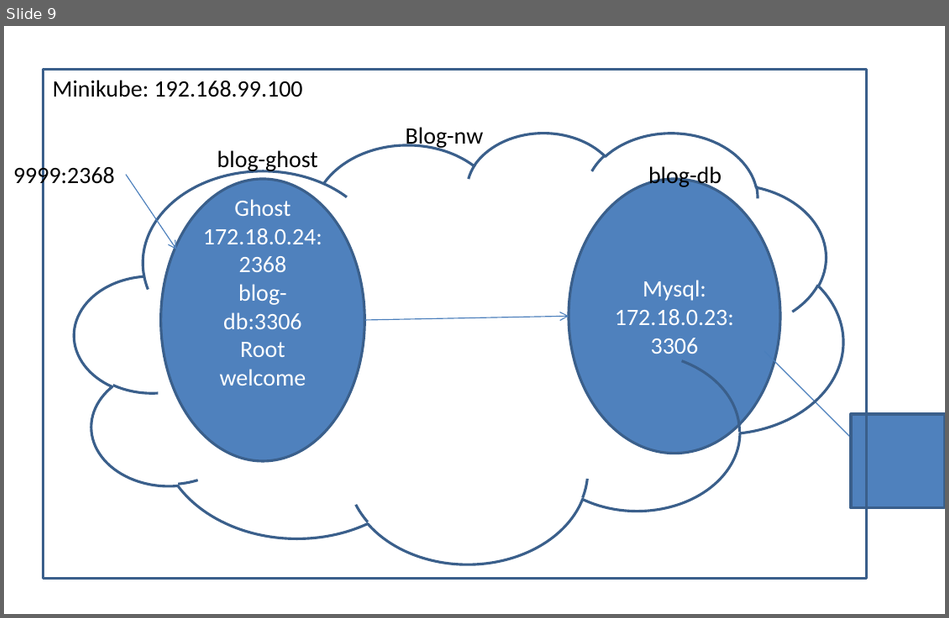
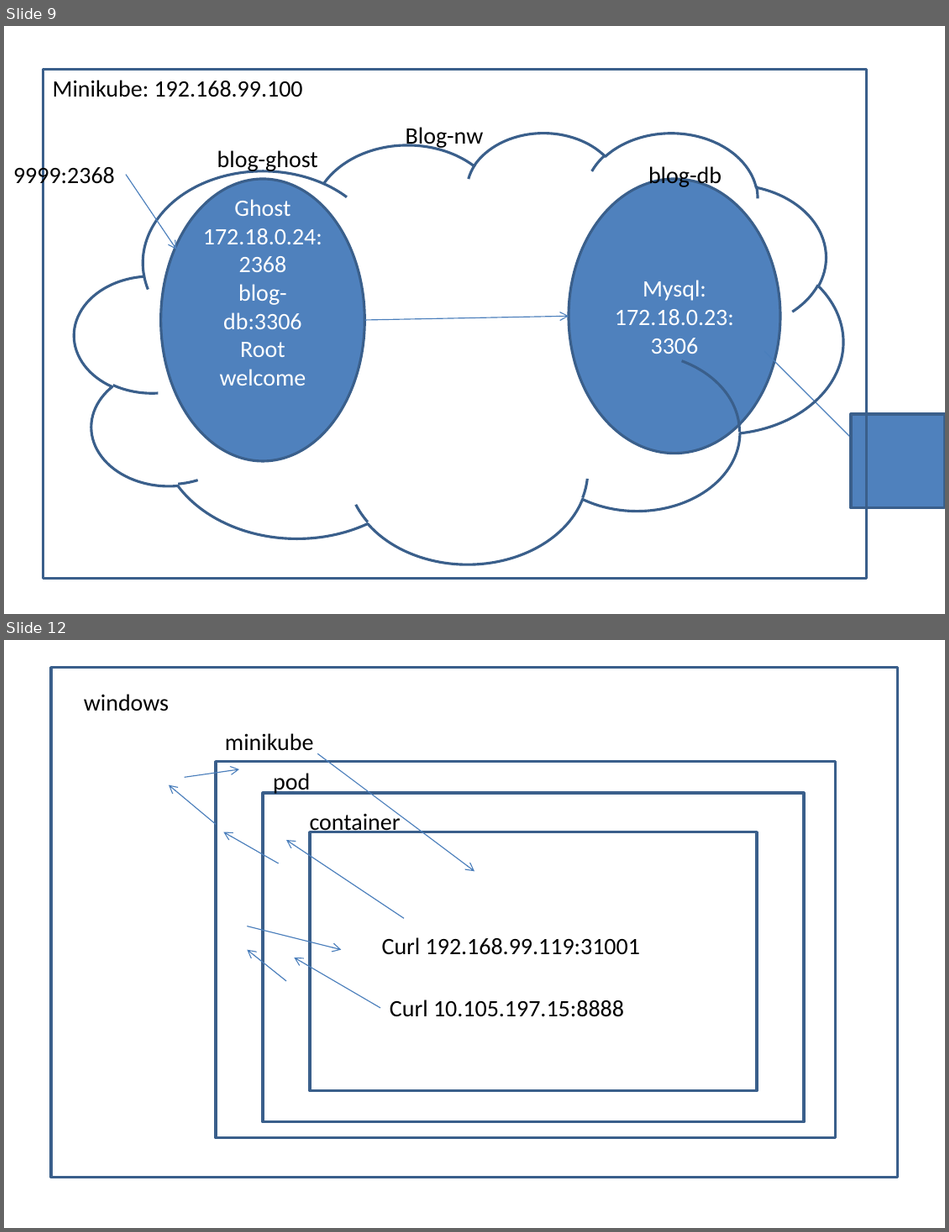
Before and after one commit to AdityaSP/ora-ap22-dock-kube, a slide deck: rough-diag.pptx. Shown one above the other, each under a label of ours: slide 9 before the commit, slides 9 and 12 after it; the slides between them are not shown. The pictures are 949x618 and 949x1232 pixels, drawn with LibreOffice and Linux fonts; fonts in the diff are those of the drawing. Boxes give left, top, right and bottom in pixels: in the first picture for what was removed or moved away, otherwise in the second. Text is boxed around its words. In the diff, an @@ line names an element or a change of style, - is before the commit and + after.

```diff
--- a/rough-diag.pptx
+++ b/rough-diag.pptx
@@ slide 12 added at [4,640,945,1228], background #FFFFFF @@
@@ rectangle added at [51,667,898,1178], outline #3A5F8C 2 pt @@
@@ text added at [84,694,169,711], 18 pt, text #000000 @@
+windows
@@ text added at [225,733,314,751], 18 pt, text #000000 @@
+minikube
@@ rectangle added at [216,761,835,1137], outline #3A5F8C 2 pt @@
@@ arrow added from (317, 754) to (474, 872), #4B7EBC 0.75 pt @@
@@ arrow added from (216, 825) to (169, 784), #4B7EBC 0.75 pt @@
@@ arrow added from (185, 778) to (239, 770), #4B7EBC 0.75 pt @@
@@ text added at [273,773,310,795], 18 pt, text #000000 @@
+pod
@@ rectangle added at [263,792,804,1121], outline #3A5F8C 2 pt @@
@@ text added at [310,811,400,836], 18 pt, text #000000 @@
+container
@@ arrow added from (279, 864) to (223, 832), #4B7EBC 0.75 pt @@
@@ arrow added from (404, 919) to (286, 839), #4B7EBC 0.75 pt @@
@@ rectangle added at [310,832,757,1090], outline #3A5F8C 2 pt @@
@@ arrow added from (247, 926) to (341, 949), #4B7EBC 0.75 pt @@
@@ text added at [382,937,640,955], 18 pt, text #000000 @@
+Curl 192.168.99.119:31001
@@ arrow added from (286, 980) to (247, 949), #4B7EBC 0.75 pt @@
@@ arrow added from (380, 1008) to (294, 958), #4B7EBC 0.75 pt @@
@@ text added at [390,1000,624,1017], 18 pt, text #000000 @@
+Curl 10.105.197.15:8888
```
Also in this commit, not shown: 3 other slides added.
